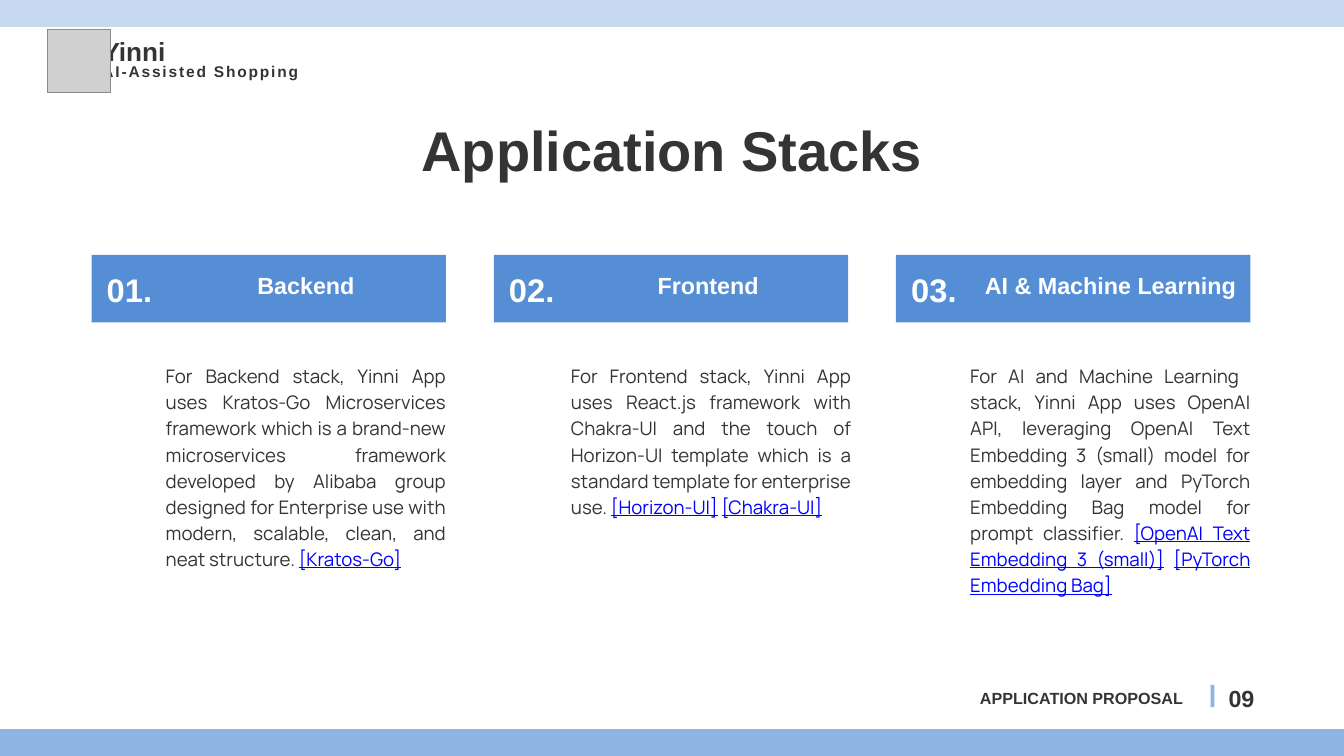
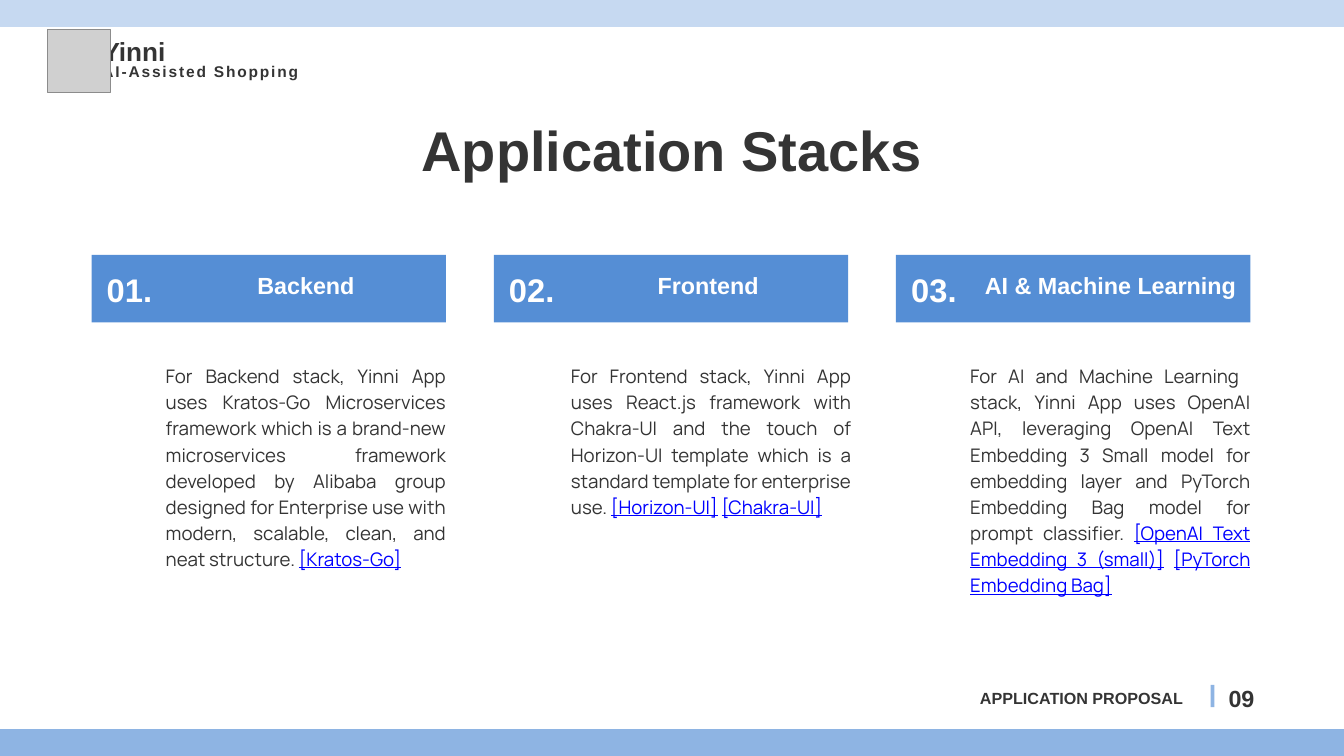
Before and after one commit to azzamt11/yinni_backend, a slide deck: slide 9 of yinni_app_proposal.pptx. Drawn at 1344x756 pixels with LibreOffice and Linux fonts; fonts in the diff are those of the drawing; grey boxes stand for pictures. Boxes give left, top, right and bottom in pixels: in the first picture for what was removed or moved away, otherwise in the second. Text is boxed around its words. In the diff, an @@ line names an element or a change of style, - is before the commit and + after.

Commit message:
fixing model

```diff
--- a/yinni_app_proposal.pptx
+++ b/yinni_app_proposal.pptx
@@ text at [970,369,1251,597]: text changed @@
-For AI and Machine Learning stack, Yinni App uses OpenAI API, leveraging OpenAI Text Embedding 3 (small) model for embedding layer and PyTorch Embedding Bag model for prompt classifier. [OpenAI Text Embedding 3 (small)] [PyTorch Embedding Bag]
+For AI and Machine Learning stack, Yinni App uses OpenAI API, leveraging OpenAI Text Embedding 3 Small model for embedding layer and PyTorch Embedding Bag model for prompt classifier. [OpenAI Text Embedding 3 (small)] [PyTorch Embedding Bag]
```
Also in this commit, not shown: 2 other slides changed, 6 slides added, 7 slides removed, 1 other file.
